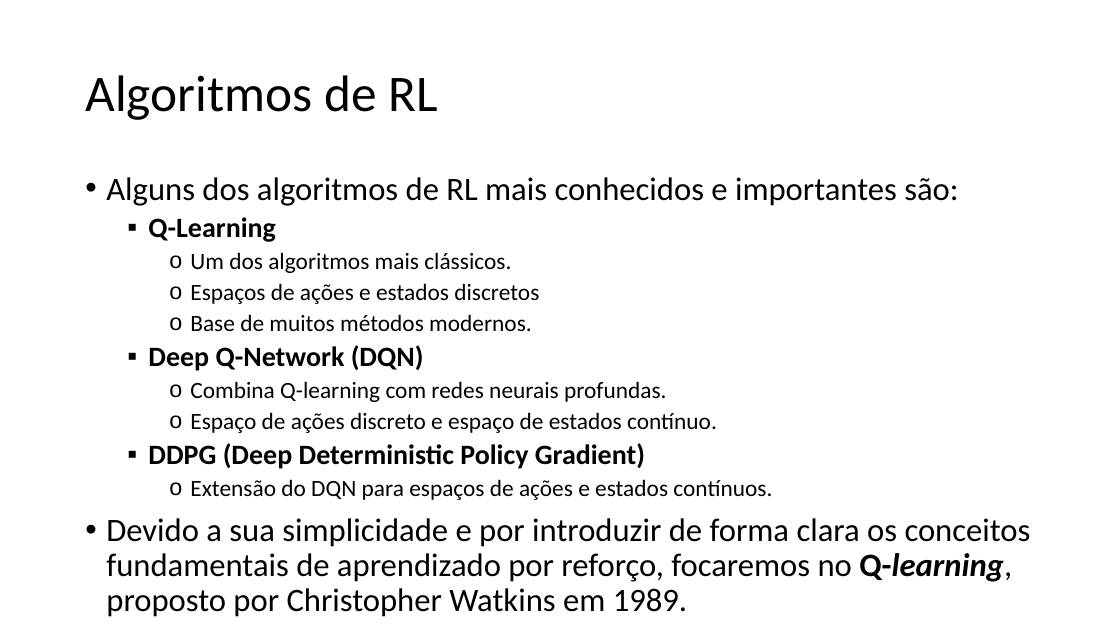
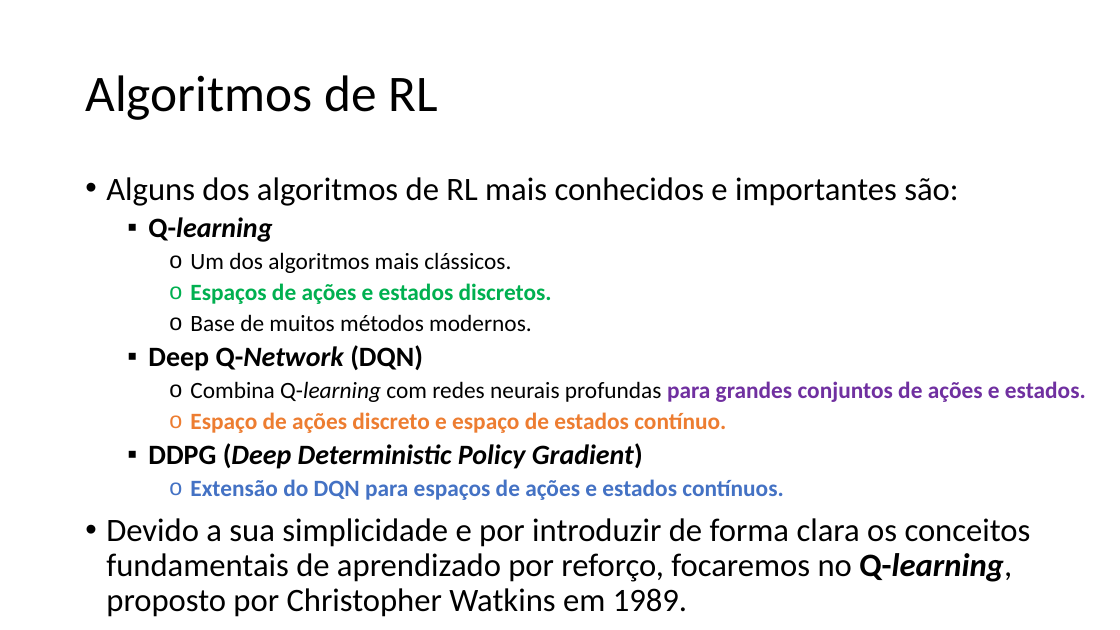
Before and after one commit to zz4fap/c24_inteligencia_artificial, a slide deck: slide 12 of slides/C24_Q_learning.pptx (slide 11 before the commit). Drawn at 1120x630 pixels with LibreOffice and Linux fonts; fonts in the diff are those of the drawing. Boxes give left, top, right and bottom in pixels: in the first picture for what was removed or moved away, otherwise in the second. Text is boxed around its words. In the diff, an @@ line names an element or a change of style, - is before the commit and + after.

```diff
--- a/slides/C24_Q_learning.pptx
+++ b/slides/C24_Q_learning.pptx
@@ text at (x1=148, y1=217, x2=272, y2=242): text changed; italic on @@
-  ▪ Q-Learning
+  ▪ Q-learning
@@ text at (x1=190, y1=283, x2=552, y2=304): text changed; text colour #000000 to #00B050; bold on @@
-    o Espaços de ações e estados discretos
+    o Espaços de ações e estados discretos.
@@ text at (x1=148, y1=345, x2=783, y2=500): italic on in "Q-Network", "(Deep Deterministic Policy Gradient)"; text colour #000000 to #ED7D31 in "Espaço de ações discreto e espaço de ..."; bold on in "Espaço de ações discreto e espaço de ...", "Extensão do DQN para espaços de ações ..."; text colour #000000 to #4472C4 in "Extensão do DQN para espaços de ações ..." @@
@@ text at (x1=190, y1=381, x2=1086, y2=402): text changed @@
-    o Combina Q-learning com redes neurais profundas.
+    o Combina Q-learning com redes neurais profundas para grandes conjuntos de ações e estados.
```
Also in this commit, not shown: 19 other slides changed, 7 slides added, 2 slides removed, 2 other files.
